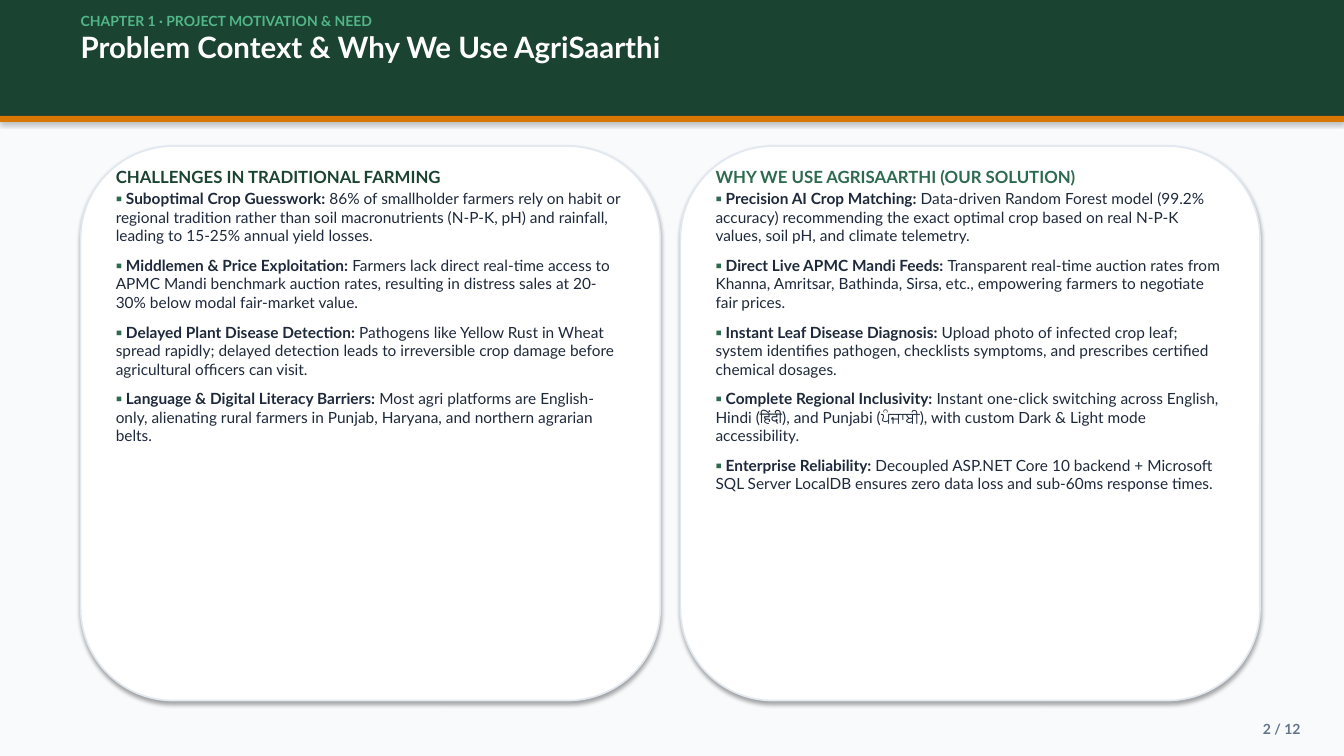
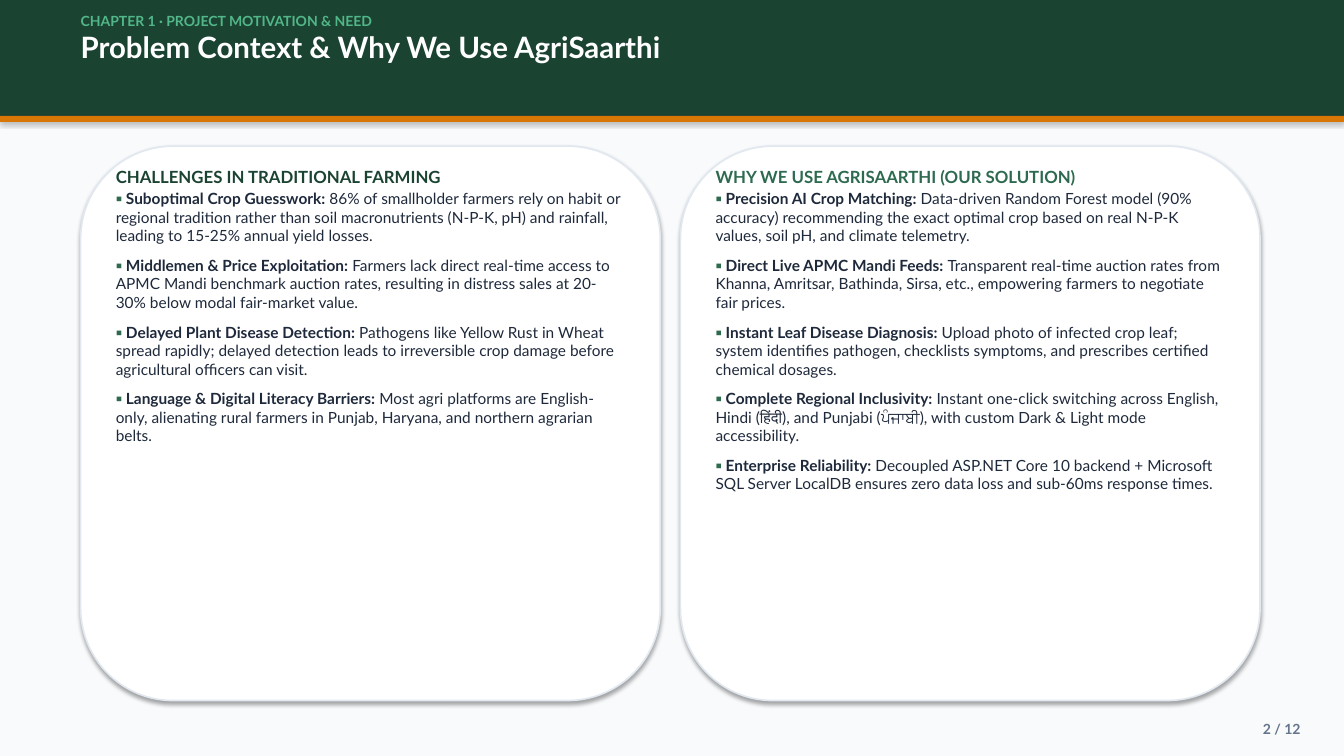
Before and after one commit to Tamanpreet84/AgriSaarthi, a slide deck: slide 2 of AgriSaarthi_Final_Presentation.pptx. Drawn at 1344x756 pixels with LibreOffice and Linux fonts; fonts in the diff are those of the drawing. Boxes give left, top, right and bottom in pixels: in the first picture for what was removed or moved away, otherwise in the second. Text is boxed around its words. In the diff, an @@ line names an element or a change of style, - is before the commit and + after.

Commit message:
docs: update ML test accuracy to 90% across all slides

```diff
--- a/AgriSaarthi_Final_Presentation.pptx
+++ b/AgriSaarthi_Final_Presentation.pptx
@@ text at (716, 192, 1191, 244): text changed @@
-▪ Precision AI Crop Matching: Data-driven Random Forest model (99.2% accuracy) recommending the exact optimal crop based on real N-P-K values, soil pH, and climate telemetry.
+▪ Precision AI Crop Matching: Data-driven Random Forest model (90% accuracy) recommending the exact optimal crop based on real N-P-K values, soil pH, and climate telemetry.
```
Also in this commit, not shown: 3 other slides changed, 2 other files.
